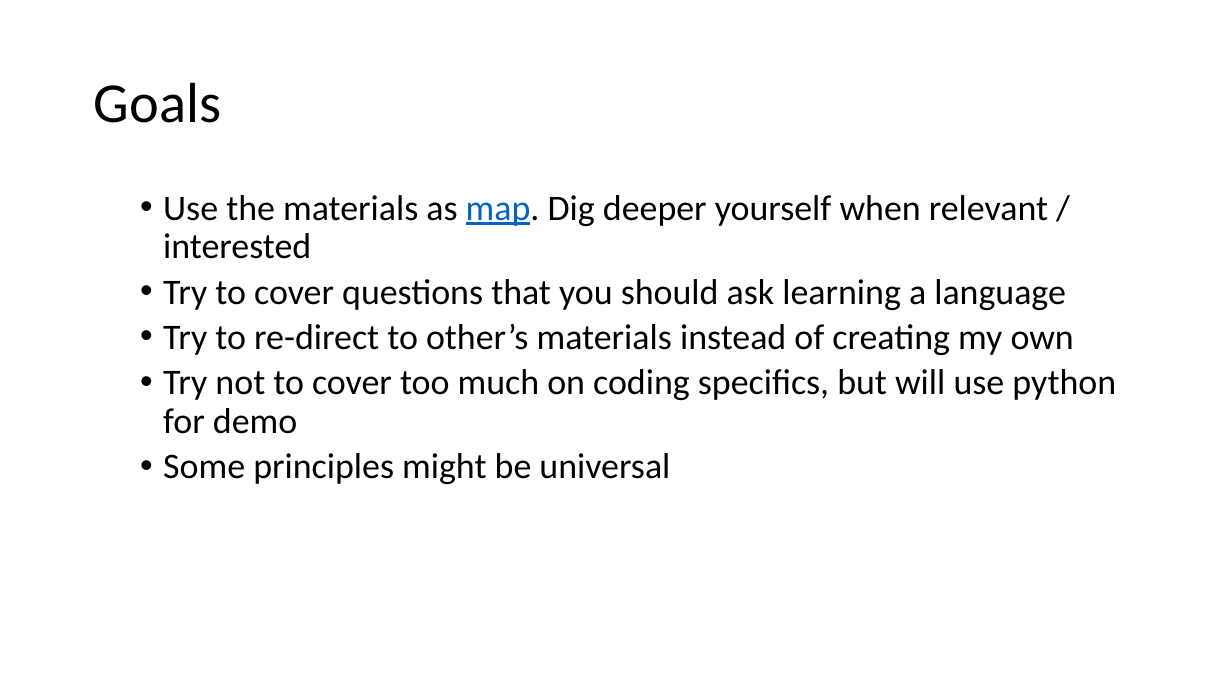
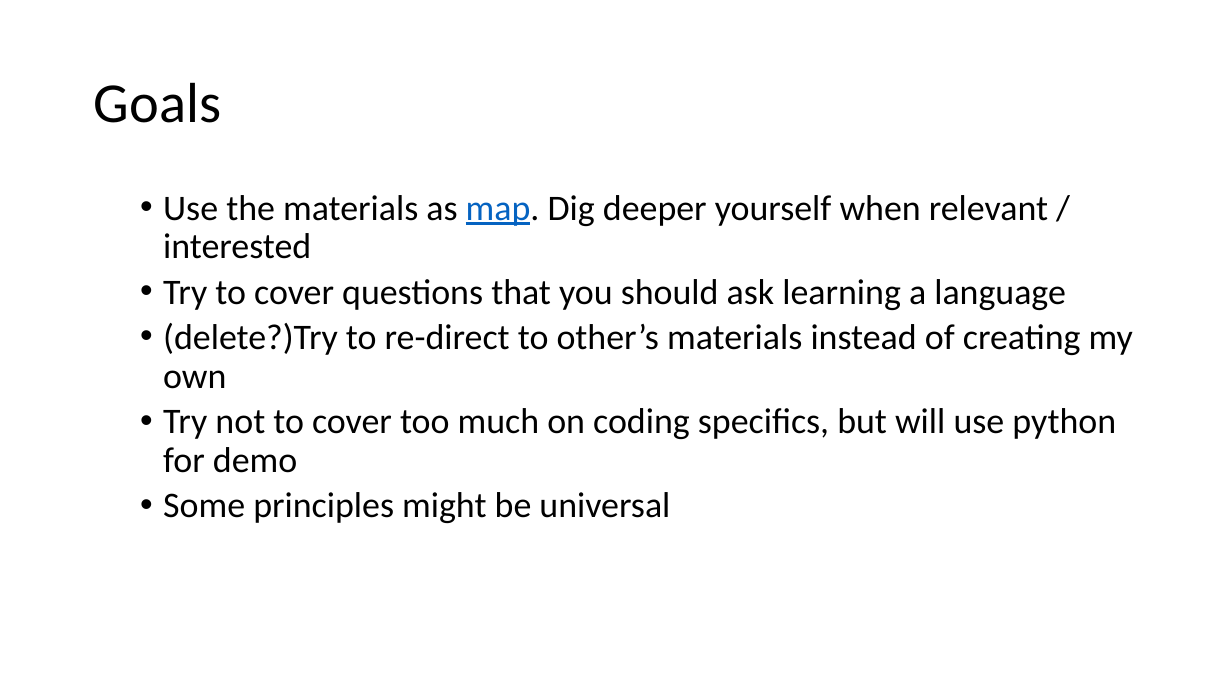
Before and after one commit to senine/workshop, a slide deck: slide 3 of Intro.pptx. Drawn at 1232x693 pixels with LibreOffice and Linux fonts; fonts in the diff are those of the drawing. Boxes give left, top, right and bottom in pixels: in the first picture for what was removed or moved away, otherwise in the second. Text is boxed around its words. In the diff, an @@ line names an element or a change of style, - is before the commit and + after.

```diff
--- a/Intro.pptx
+++ b/Intro.pptx
@@ text at <box>163,323,1133,389</box>: text changed @@
-  • Try to re-direct to other’s materials instead of creating my own
+  • (delete?)Try to re-direct to other’s materials instead of creating my own
```
Also in this commit, not shown: 5 other slides changed, 14 slides added, 6 other files.
